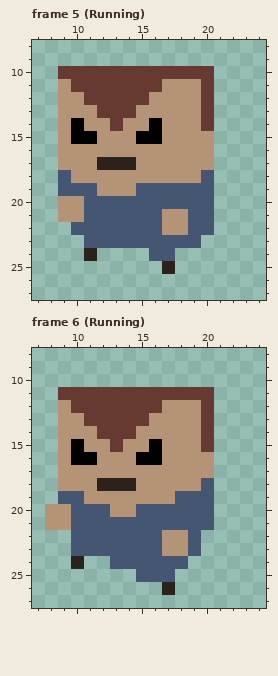
Pixel-art file: Assets/RawAssets/Enemy_4.ase. The picture above was drawn from the file before the commit.
32x32 pixels, 6 frames. Shown: frame 5 (Running): x 7..24, y 8..27; frame 6 (Running): x 7..24, y 8..27. The commit also changed other frames, which this record leaves out.
After:
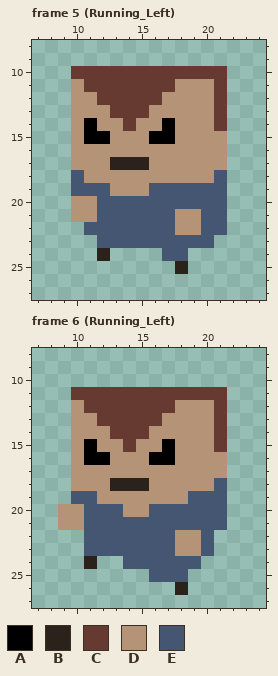
Palette (. is transparent): A #000000  B #2a221b  C #663931  D #b59376  E #455673
Log entry: Added animations for enemy levels
The exact change:
Frame 5 (Running_Left):
y 10: x 9 C -> .; x 21 . -> C
y 11: x 9..10 DC -> .D; x 17 D -> C; x 20..21 C. -> DC
y 12: x 9 D -> .; x 11 C -> D; x 16 D -> C; x 20..21 C. -> DC
y 13: x 9 D -> .; x 12 C -> D; x 15 D -> C; x 20..21 C. -> DC
y 14: x 9..11 DAD -> .DA; x 13..14 CD -> DC; x 16..17 AD -> DA; x 20..21 C. -> DC
y 15: x 9..10 DA -> .D; x 12 D -> A; x 15 A -> D; x 17 D -> A; x 21 . -> D
y 16: x 9 D -> .; x 21 . -> D
y 17: x 9 D -> .; x 12 B -> D; x 15 D -> B; x 21 . -> D
y 18: x 9..10 ED -> .E; x 20..21 E. -> DE
y 19: x 9 E -> .; x 12 D -> E; x 15 E -> D; x 21 . -> E
y 20: x 9 D -> .; x 11 E -> D; x 21 . -> E
y 21: x 9 D -> .; x 11 E -> D; x 17 D -> E; x 19 E -> D; x 21 . -> E
y 22: x 10 E -> .; x 17 D -> E; x 19 E -> D; x 21 . -> E
y 23: x 11 E -> .; x 20 . -> E
y 24: x 11..12 B. -> .B; x 16 E -> .; x 18 . -> E
y 25: x 17..18 B. -> .B
Frame 6 (Running_Left):
y 11: x 9 C -> .; x 21 . -> C
y 12: x 9..10 DC -> .D; x 17 D -> C; x 20..21 C. -> DC
y 13: x 9 D -> .; x 11 C -> D; x 16 D -> C; x 20..21 C. -> DC
y 14: x 9 D -> .; x 12 C -> D; x 15 D -> C; x 20..21 C. -> DC
y 15: x 9..11 DAD -> .DA; x 13..14 CD -> DC; x 16..17 AD -> DA; x 20..21 C. -> DC
y 16: x 9..10 DA -> .D; x 12 D -> A; x 15 A -> D; x 17 D -> A; x 21 . -> D
y 17: x 9 D -> .; x 21 . -> D
y 18: x 9 D -> .; x 12 B -> D; x 15 D -> B; x 20..21 E. -> DE
y 19: x 9 E -> .; x 11 D -> E; x 18 E -> D; x 21 . -> E
y 20: x 8 D -> .; x 10 E -> D; x 13 D -> E; x 15 E -> D; x 21 . -> E
y 21: x 8 D -> .; x 10 E -> D; x 21 . -> E
y 22..23: x 10 E -> .; x 17 D -> E; x 19..20 E. -> DE
y 24: x 10..11 B. -> .B; x 13 E -> .; x 19 . -> E
y 25: x 15 E -> .; x 18 . -> E
y 26: x 17..18 B. -> .B
Pixel boxes of the changes (left, top, right, bottom) in both pictures:
changed: (58, 66, 227, 274)
changed: (45, 387, 227, 595)
